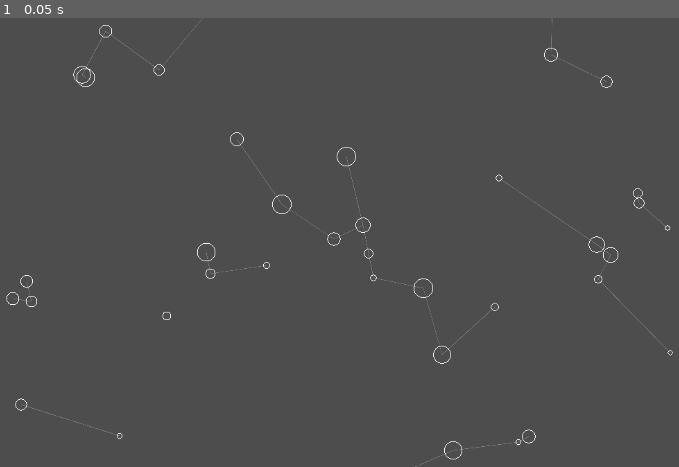
Above: before the commit, frame 1.
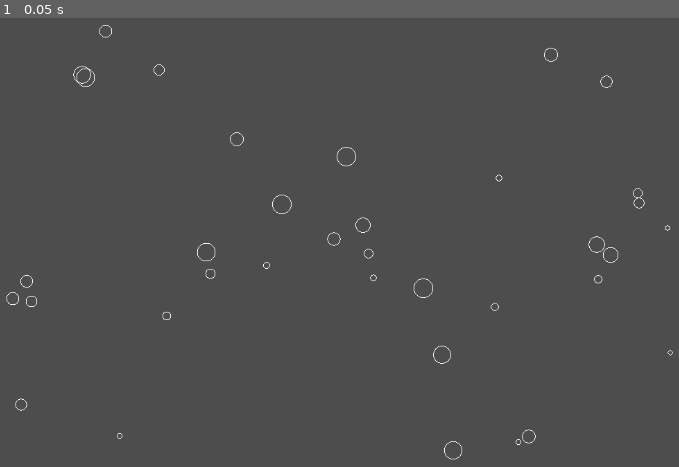
Above: after the commit, the same moment.

Repository: Trylobot/space_strategy_game
Game: Godot game, scene res://starfield.tscn
The game is run twice, just before and just after one commit, with the same random seed, the same clock (stepped at 60 frames per second) and the same inputs.
Inputs:
- Up to frame 1 (0.05 s): no input

The runs differ from the first frame. In frame 1, 0.2% of the frame differs, in the area x 2-99%, y 0-100%.

Commit message:
starmap using nodes

Diff:
--- /dev/null
+++ b/star.gd
@@ -0,0 +1,16 @@
+extends Sprite2D
+
+var idx = 0
+var size = 1.000
+var brightness = 1
+var distance_to_star = {}
+var stars_by_distance = []
+
+# Called when the node enters the scene tree for the first time.
+func _ready() -> void:
+	#position = Vector2.ZERO
+	pass # Replace with function body.
+
+# Called every frame. 'delta' is the elapsed time since the previous frame.
+func _process(delta: float) -> void:
+	pass
--- /dev/null
+++ b/star.tscn
@@ -0,0 +1,6 @@
+[gd_scene load_steps=2 format=3 uid="uid://cfxmaxv71dndb"]
+
+[ext_resource type="Script" path="res://star.gd" id="1_vpcib"]
+
+[node name="Star" type="Sprite2D"]
+script = ExtResource("1_vpcib")
--- a/starfield.gd
+++ b/starfield.gd
@@ -8,11 +8,10 @@
 const MAP_WIDTH = 1024
 const MAP_HEIGHT = 768
 
-
-
-
 var default_font = ThemeDB.fallback_font
 var default_font_size = ThemeDB.fallback_font_size
+
+@onready var star_scene = load("res://star.tscn")
 
 var stars = []
 var star_lanes = []
@@ -21,48 +20,48 @@
 	randomize() # Seed the random number generator
 	generate_stars()
 	#update()
+	pass
 
 func _draw():
-	for s in star_lanes:
-		draw_line(stars[s.s0].position, stars[s.s1].position, STARLANE_COLOR, 0.25, true)
-	for star in stars:
-		draw_circle(star.position, star.size, STAR_COLOR, false)
+	for star in $Starmap.get_children():
+		draw_circle( star.position, star.size, STAR_COLOR, false )
+	#for s in star_lanes:
+		#draw_line(stars[s.s0].position, stars[s.s1].position, STARLANE_COLOR, 0.25, true)
+	#for star in stars:
+		#draw_circle(star.position, star.size, STAR_COLOR, false)
 
 	#draw_string(default_font, Vector2.ZERO, "0,0", HORIZONTAL_ALIGNMENT_LEFT, -1, default_font_size)
 	#draw_string(default_font, Vector2(-0.5 * MAP_WIDTH, -0.5 * MAP_HEIGHT), ",0", HORIZONTAL_ALIGNMENT_LEFT, -1, default_font_size)
+	pass
 
 func generate_stars():
-	# generate star systems
 	for i in range(STAR_COUNT):
-		var pos = Vector2(randi() % MAP_WIDTH - (0.5 * MAP_WIDTH), randi() % MAP_HEIGHT - (0.5 * MAP_HEIGHT))
-		var s = randf() * 11 + 3  # Random size between 3 and 12
-		var br = randf() * 0.5 + 0.5  # Random brightness between 0.5 and 1
-		stars.append({
-			"idx": i,
-			"position": pos,
-			"size": s,
-			"brightness": br,
-			"distance_to_star": {}, # distance to all other stars by star index
-			"stars_by_distance": [], # list of stars by distance to this star, ascending
-		})
-	# generate star lanes to connect the stars
+		var star = star_scene.instantiate()
+		star.position = Vector2( randi() % MAP_WIDTH - (0.5 * MAP_WIDTH), randi() % MAP_HEIGHT - (0.5 * MAP_HEIGHT) )
+		star.size = randf() * 11 + 3  # Random size between 3 and 12
+		star.brightness = randf() * 0.5 + 0.5  # Random brightness between 0.5 and 1
+		star.distance_to_star = {} # distance to all other stars by star index
+		star.stars_by_distance = [] # list of stars by distance to this star, ascending
+		$Starmap.add_child(star)
+
 	for i in range(STAR_COUNT):
 		for j in range(STAR_COUNT):
-			stars[i].distance_to_star[j] = stars[i].position.distance_to(stars[j].position)
+			$Starmap.get_child(i).distance_to_star[j] = $Starmap.get_child(i).position.distance_to( $Starmap.get_child(j).position )
 	for i in range(STAR_COUNT):
-		#stars[i].stars_by_distance = []
 		for j in range(STAR_COUNT):
-			stars[i].stars_by_distance.append({
+			$Starmap.get_child(i).stars_by_distance.append({
 				"star_idx": j,
-				"dist": stars[j].distance_to_star[i]
+				"dist": $Starmap.get_child(j).distance_to_star[i]
 			})
-			stars[i].stars_by_distance.sort_custom(compare_star_distance)
+			$Starmap.get_child(i).stars_by_distance.sort_custom(compare_star_distance)
 	for i in range(STARLANE_COUNT):
 		var s0_idx = randi() % STAR_COUNT
 		star_lanes.append({
 			"s0": s0_idx,
-			"s1": stars[s0_idx].stars_by_distance[1].star_idx, # first star is always self with distance 0, closest neighbor should be position 1
+			"s1": $Starmap.get_child(s0_idx).stars_by_distance[1].star_idx, # first star is always self with distance 0, closest neighbor should be position 1
 		})
+
+	pass
 
 func compare_star_distance(s0, s1):
 	return (s1.dist - s0.dist) > 0
--- a/starfield.tscn
+++ b/starfield.tscn
@@ -11,4 +11,4 @@
 [node name="Camera2D" type="Camera2D" parent="Starfield"]
 script = ExtResource("2_nnt7t")
 
-[node name="Sprite2D" type="Sprite2D" parent="."]
+[node name="Starmap" type="Node" parent="Starfield"]
